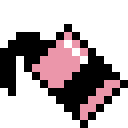
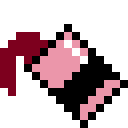
Layer changes from the first (128, 128) image to the second:
painted on "Layer" over [0, 32, 48, 96]
